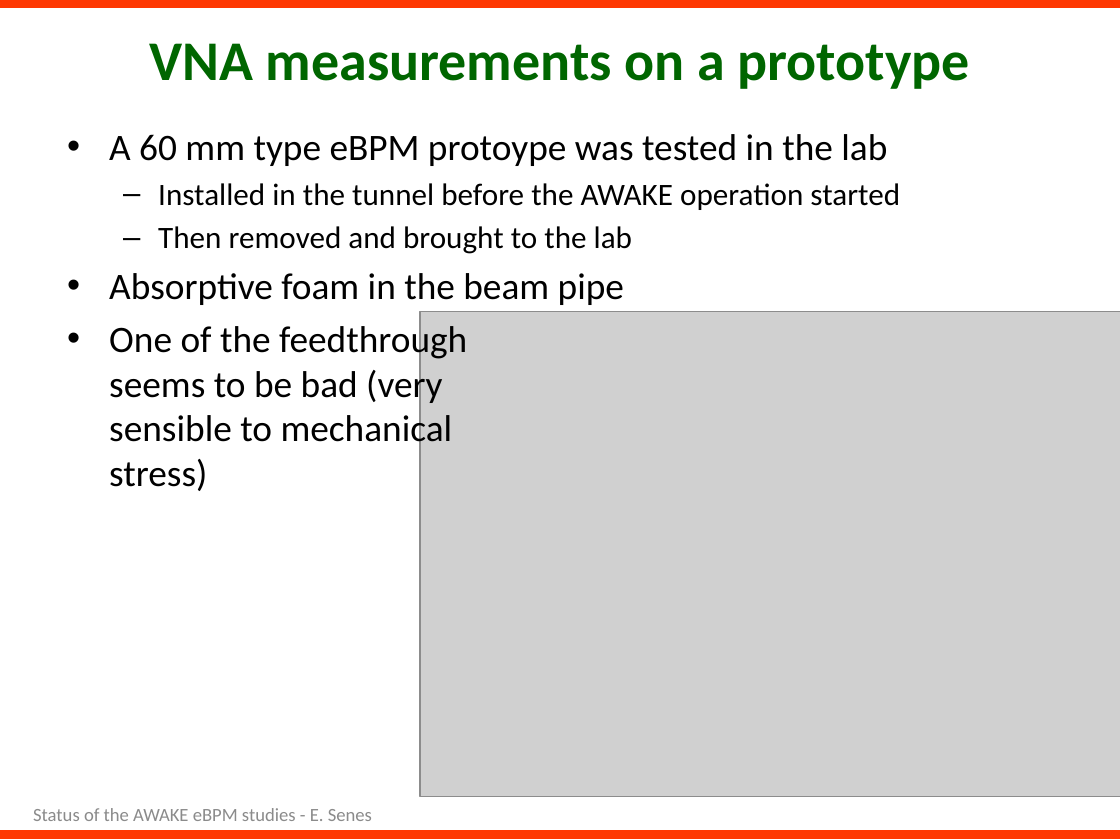
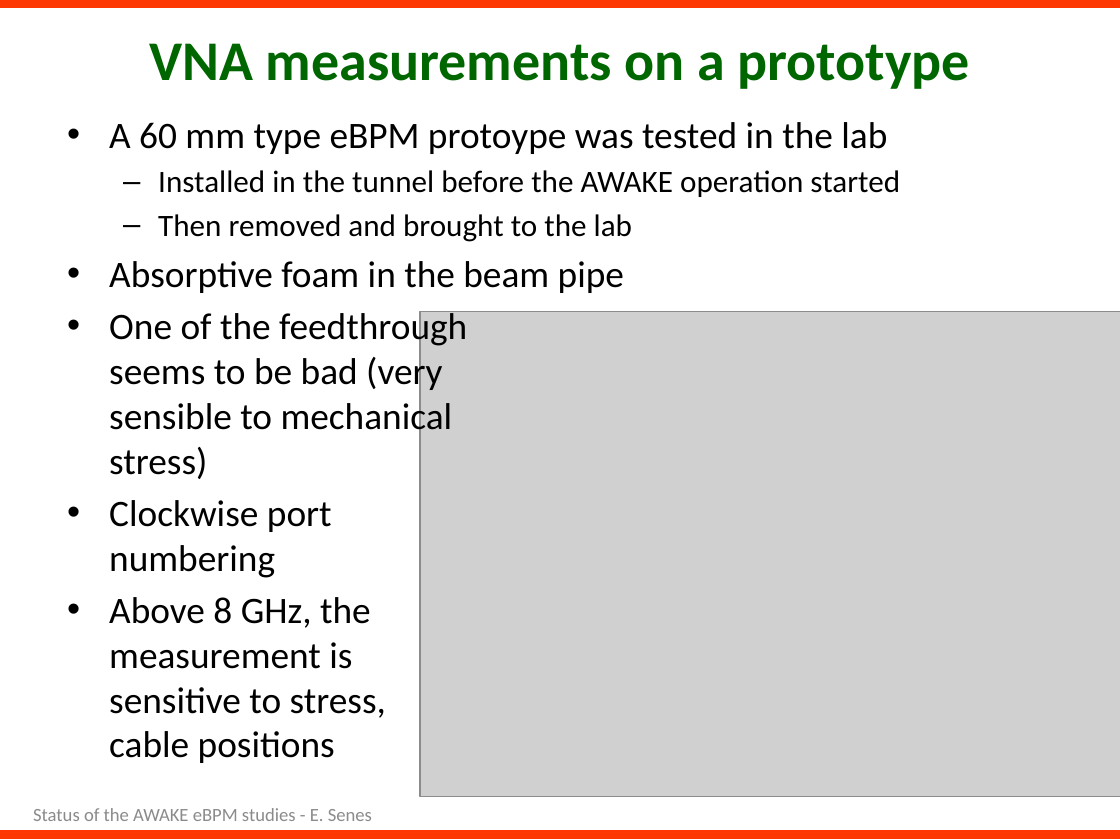
Before and after one commit to esenes/AWAKE-BPMs-tests, a slide deck: slide 11 of Presentations/eBPM-measurements-Mar2019.pptx (slide 10 before the commit). Drawn at 1120x840 pixels with LibreOffice and Linux fonts; fonts in the diff are those of the drawing; grey boxes stand for pictures. Boxes give left, top, right and bottom in pixels: in the first picture for what was removed or moved away, otherwise in the second. Text is boxed around its words. In the diff, an @@ line names an element or a change of style, - is before the commit and + after.

```diff
--- a/Presentations/eBPM-measurements-Mar2019.pptx
+++ b/Presentations/eBPM-measurements-Mar2019.pptx
@@ text "A 60 mm type eBPM ...": place and size @@
-text "A 60 mm type eBPM ..." at [109, 134, 900, 491]
+text "A 60 mm type eBPM ..." at [109, 122, 900, 763]
@@ text at [109, 500, 386, 763]: paragraphs added @@
+• Clockwise port
+  numbering
+• Above 8 GHz, the
+  measurement is
+  sensitive to stress,
+  cable positions
```
Also in this commit, not shown: 10 other slides changed, 8 slides added, 18 other files.
